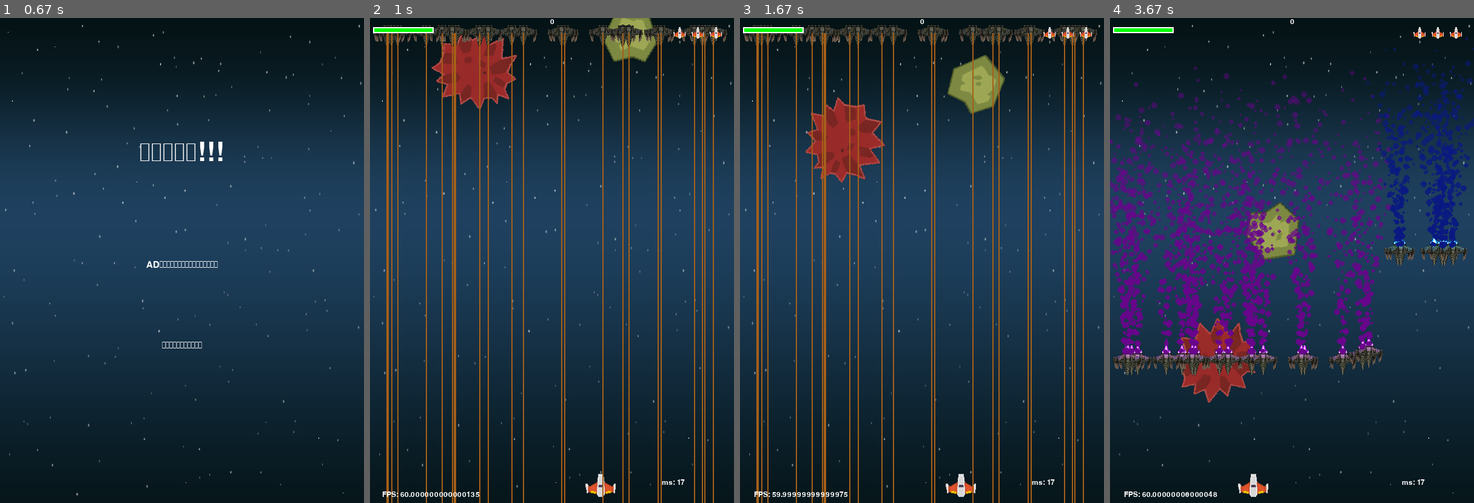
Above: before the commit, frames 1-4 (left to right).
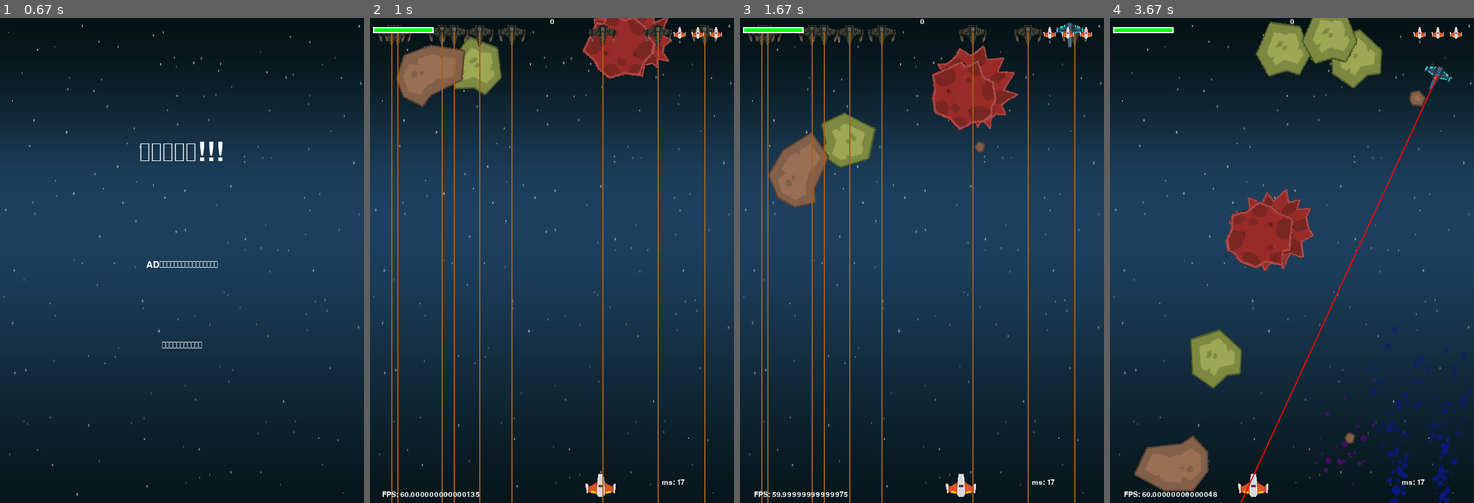
Above: after the commit, the same moments.

Repository: jz588738-byte/my-first-pygame
Game: pygame game, started from main.py
Same seed, same stepped clock (60 frames per second), same inputs: the game is played once before the commit and once after it.
Inputs:
- Up to frame 1 (0.67 s): hold D from 0.33 s (still down)
- Up to frame 2 (1 s): release D at 0.8 s; hold D from 0.83 s (still down)
- Up to frame 3 (1.67 s): release D at 1.3 s; hold A from 1.33 s (still down)
- Up to frame 4 (3.67 s): release A at 1.87 s; hold A 1.9-2.3 s; hold D 2.33-2.97 s; hold A 3-3.47 s; hold D from 3.5 s (still down)

Frame 1 is identical in both runs. In frame 2, 11% of the frame differs, in the area x 0-99%, y 0-100%; in frame 3, 12%; in frame 4, 26%, in the area x 0-100%, y 0-100%.

Commit message:
feat:rusher衝刺的聲音，和調整敵人的生成機率

Diff:
--- a/main.py
+++ b/main.py
@@ -12,6 +12,7 @@
 # ── 初始化 ──
 pygame.init()
 pygame.mixer.init()
+pygame.mixer.set_num_channels(32)  # 增加音軌數到 32，避免聲音被吃掉
 screen = pygame.display.set_mode((WIDTH, HEIGHT))
 clock = pygame.time.Clock()
 pygame.display.set_caption('飛機打隕石')
@@ -57,11 +58,11 @@
         if len(self.rocks) >= MAX_ROCKS:
             return
         spawn_rates = {
-            BaseRock: 10,
-            SplitRock: 20,
-            ExplodingRock: 10,
-            Sniper: 5,
-            Rusher: 55
+            BaseRock: 35,
+            SplitRock: 25,
+            ExplodingRock: 20,
+            Sniper: 10,
+            Rusher: 10
         }
         enemy_class = random.choices(list(spawn_rates.keys()), weights=list(spawn_rates.values()), k=1)[0]
         if enemy_class == Rusher:
--- a/resource_manager.py
+++ b/resource_manager.py
@@ -96,6 +96,8 @@
     pygame.mixer.Sound(os.path.join(BASE_DIR, 'sound','expl1.wav'))
     ]
 
+    res['sound']['rusher_boost'] = pygame.mixer.Sound(os.path.join(BASE_DIR, 'sound', 'rusher_boost.wav'))
+    res['sound']['rusher_passby'] = pygame.mixer.Sound(os.path.join(BASE_DIR, 'sound', 'rusher_passby.wav'))
     res['sound']['crash_player'] = pygame.mixer.Sound(os.path.join(BASE_DIR, 'sound', 'crash_player.wav'))
     res['sound']['hit_enemy'] = pygame.mixer.Sound(os.path.join(BASE_DIR, 'sound', 'hit_enemy.wav'))
     res['sound']['laser_shoot'] = pygame.mixer.Sound(os.path.join(BASE_DIR, 'sound', 'laser_shoot.wav'))
--- a/sprites/enemies/rusher/rusher_states.py
+++ b/sprites/enemies/rusher/rusher_states.py
@@ -46,17 +46,18 @@
     def update(self, dt, events=None):
         now = pygame.time.get_ticks()
         #查看玩家是否有經過rusher的方向
-        if abs(self.owner.rect.centerx - self.game.player.rect.centerx) < 50:
+        if abs(self.owner.rect.centerx - self.game.player.rect.centerx) < 50 and self.owner.has_boosted == False:
             self.owner.has_boosted = True
             self.owner.image = self.game.res['img']['rusher_burst']
+            self.game.res['sound']['rusher_boost'].play()
 
 
-        if now - self.start_time >= 1000:
-            if self.owner.has_boosted:
-                self.owner.pos.y += self.owner.burst_speed_y * dt * 60
-            else:
-                self.owner.pos.y += self.owner.speed_y * dt * 60
-            self.owner.rect.centery = self.owner.pos.y
+        if self.owner.has_boosted:
+            self.owner.pos.y += self.owner.burst_speed_y * dt * 60
+        else:
+            self.owner.pos.y += self.owner.speed_y * dt * 60
+
+        self.owner.rect.centery = self.owner.pos.y
 
         if self.owner.rect.top >= HEIGHT:
             self.owner.kill()
Not shown, added: sound/rusher_boost.wav
Not shown, added: sound/rusher_passby.wav
